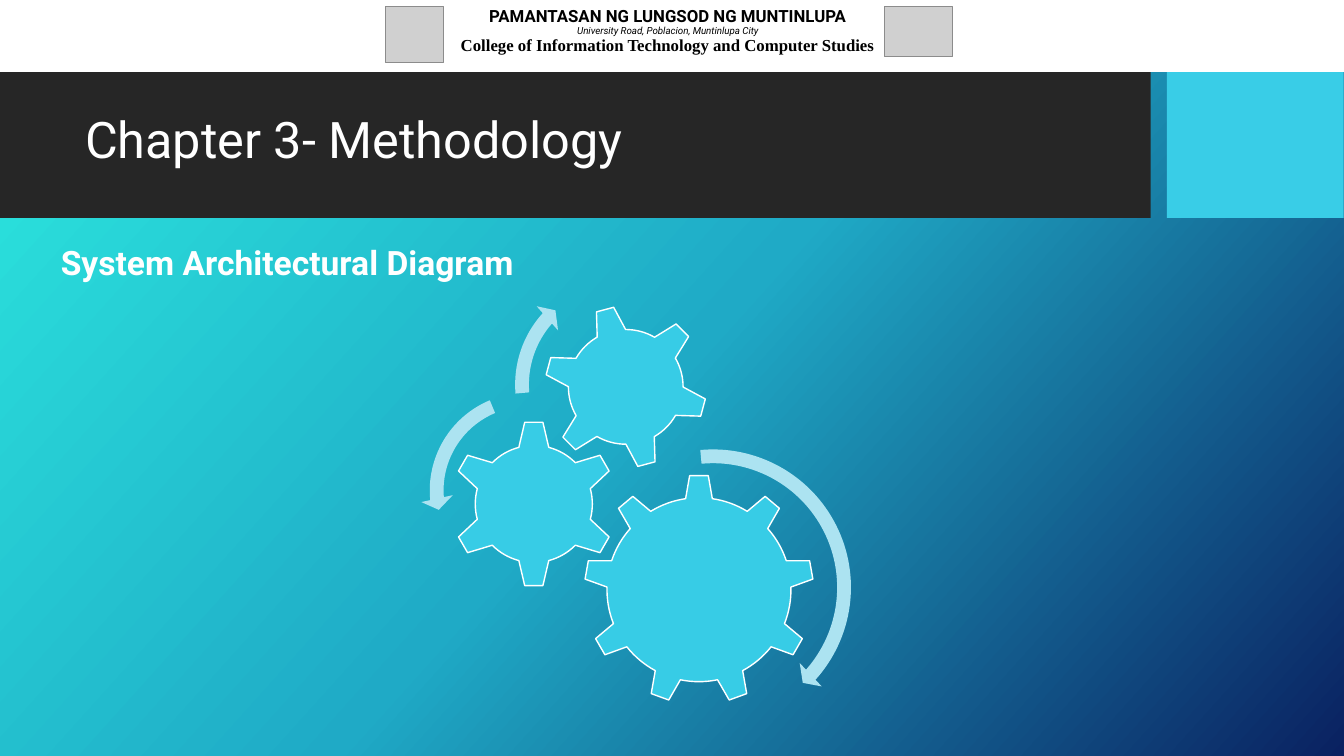
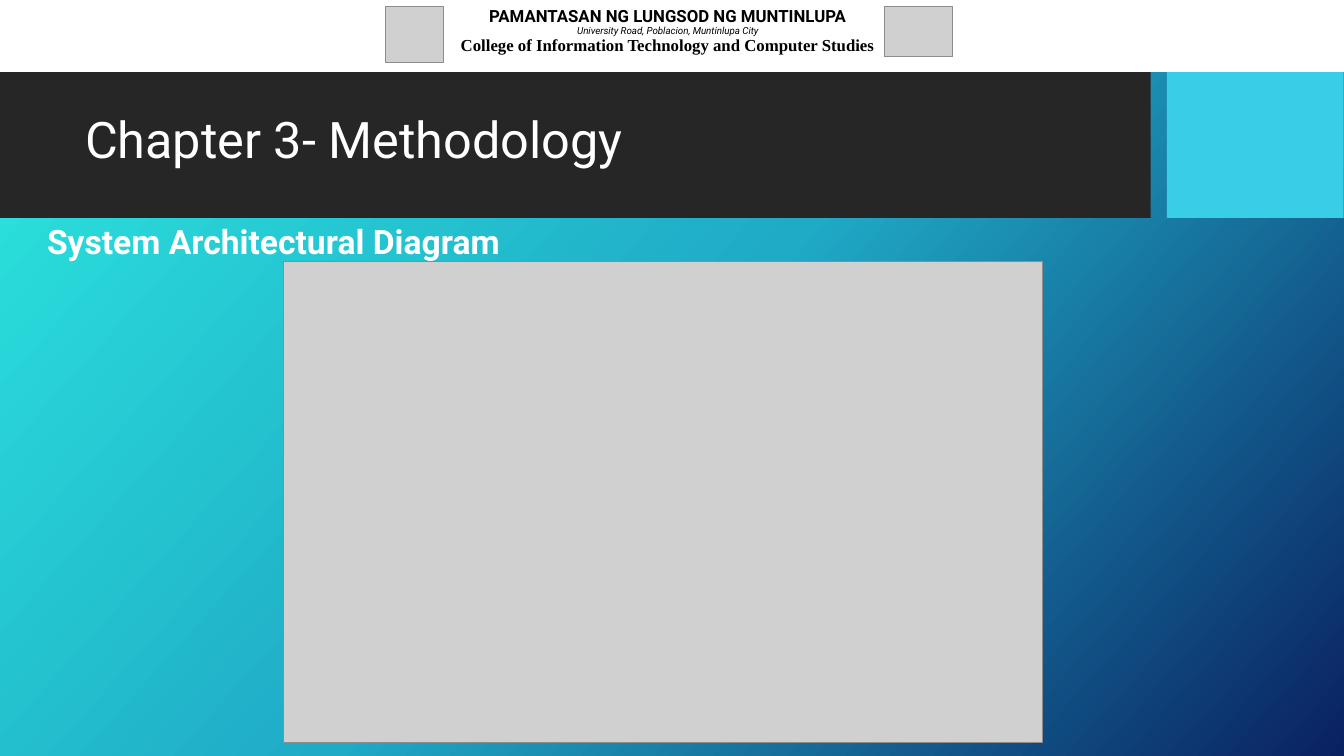
Before and after one commit to JcFaderanga/capstoneRepo, a slide deck: slide 15 of Proposal Defense - Presentation Slide Format.pptx (slide 13 before the commit). Drawn at 1344x756 pixels with LibreOffice and Linux fonts; fonts in the diff are those of the drawing; grey boxes stand for pictures; background and template pictures are left out. Boxes give left, top, right and bottom in pixels: in the first picture for what was removed or moved away, otherwise in the second. Text is boxed around its words. In the diff, an @@ line names an element or a change of style, - is before the commit and + after.

```diff
--- a/Proposal Defense - Presentation Slide Format.pptx
+++ b/Proposal Defense - Presentation Slide Format.pptx
@@ text "System Architectural Diagram" moved from (x1=61, y1=249, x2=514, y2=282) to (x1=47, y1=228, x2=500, y2=262) @@
@@ picture added at (x1=283, y1=261, x2=1043, y2=742) @@
@@ group removed at (x1=420, y1=269, x2=860, y2=735): 6 freeform shapes @@
```
Also in this commit, not shown: 9 other slides changed, 3 slides added, 3 other files.
